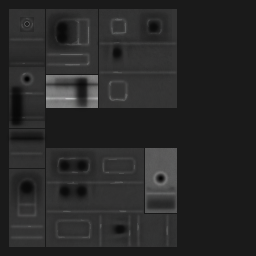
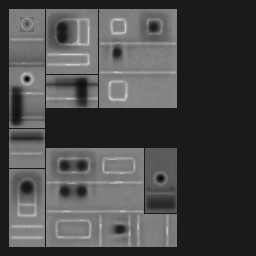
Layers edited between the first and the second w=256, h=256 image:
hid "Layer 1", painted on it over [9, 9, 177, 247]
